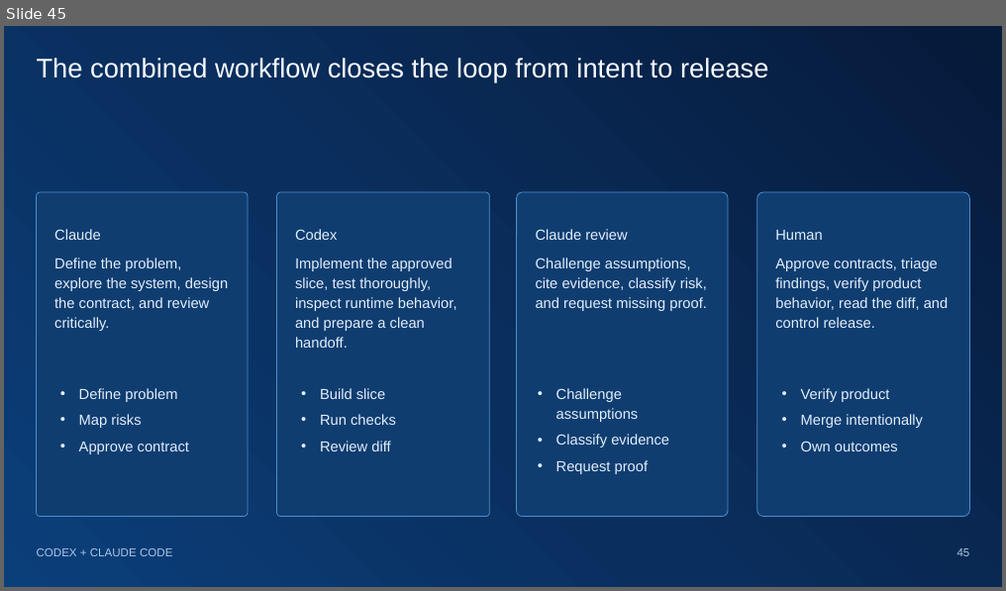
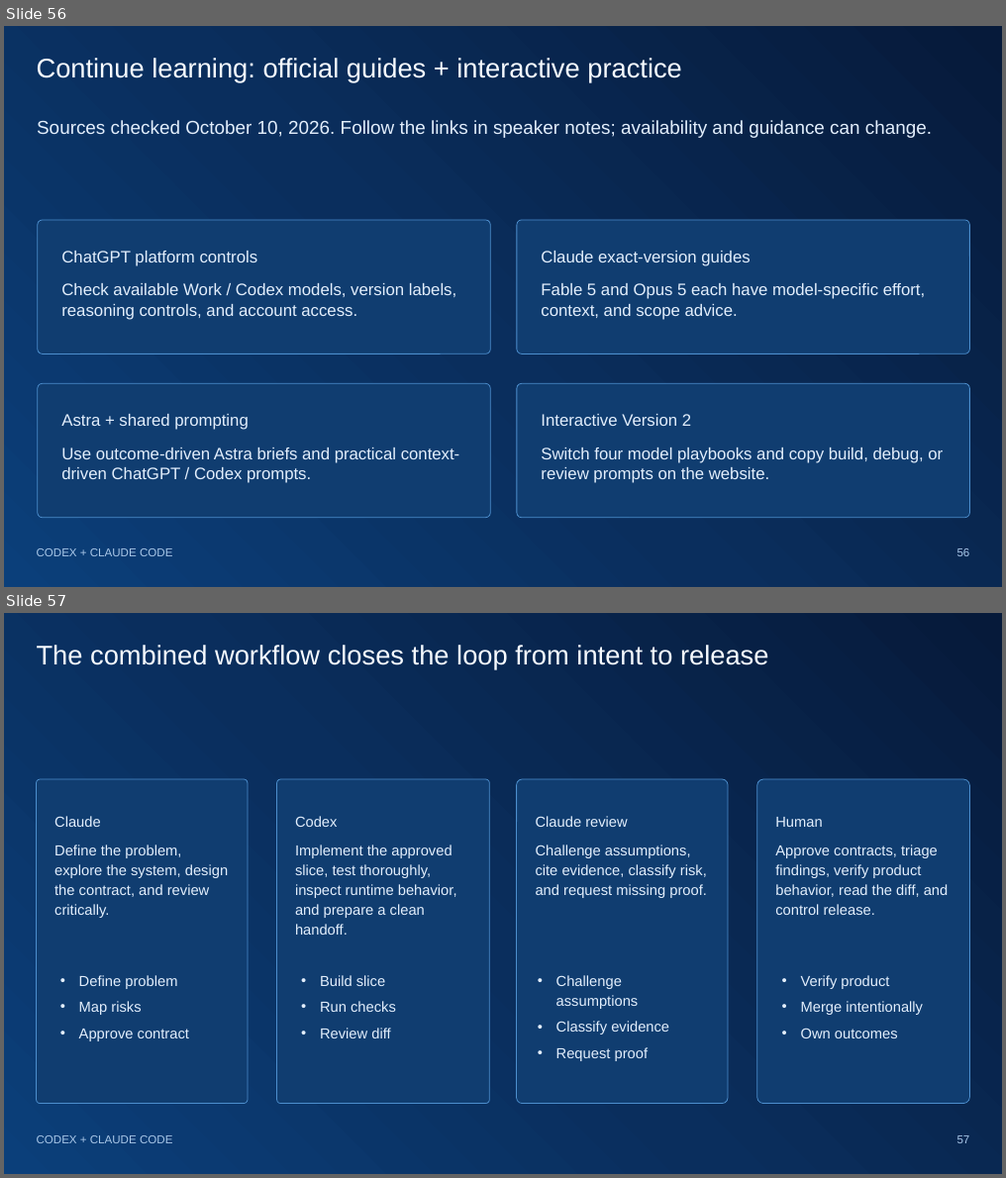
Before and after one commit to yonimillipro/codex-claude-senior-programmer-guide, a slide deck: presentation/Codex-and-Claude-Senior-Programmer-Guide-Updated-2026-10.pptx. Shown one above the other, each under a label of ours: slide 45 before the commit, slides 56 and 57 after it. The pictures are 1006x591 and 1006x1178 pixels, drawn with LibreOffice and Linux fonts; fonts in the diff are those of the drawing. Boxes give left, top, right and bottom in pixels: in the first picture for what was removed or moved away, otherwise in the second. Text is boxed around its words. In the diff, an @@ line names an element or a change of style, - is before the commit and + after.

Commit message:
Publish Version 2 model mastery and matching PowerPoint

```diff
--- a/presentation/Codex-and-Claude-Senior-Programmer-Guide-Updated-2026-10.pptx
+++ b/presentation/Codex-and-Claude-Senior-Programmer-Guide-Updated-2026-10.pptx
@@ slide 56 added at box(4, 26, 1002, 587), background gradient #061A3A to #0A2E5D to #0B3F7A @@
@@ title added at box(37, 58, 682, 81), 26 pt, text #F6FAFF @@
+Continue learning: official guides + interactive practice
@@ text added at box(37, 120, 932, 138), 18 pt, text #E2EEFC @@
+Sources checked October 10, 2026. Follow the links in speaker notes; availability and guidance can change.
@@ rounded rectangle added at box(38, 220, 491, 354), fill #103D70, outline #4D8FCE 0.75 pt @@
@@ rounded rectangle added at box(517, 220, 969, 354), fill #103D70, outline #4D8FCE 0.75 pt @@
@@ text added at box(61, 251, 456, 320), 16 pt, text #E2EEFC @@
+ChatGPT platform controls
+Check available Work / Codex models, version labels, reasoning controls, and account access.
@@ text added at box(541, 251, 925, 320), 16 pt, text #E2EEFC @@
+Claude exact-version guides
+Fable 5 and Opus 5 each have model-specific effort, context, and scope advice.
@@ rounded rectangle added at box(38, 383, 491, 518), fill #103D70, outline #4D8FCE 0.75 pt @@
@@ rounded rectangle added at box(517, 383, 969, 518), fill #103D70, outline #4D8FCE 0.75 pt @@
@@ text added at box(61, 414, 460, 483), 16 pt, text #E2EEFC @@
+Astra + shared prompting
+Use outcome-driven Astra briefs and practical context-driven ChatGPT / Codex prompts.
@@ text added at box(541, 414, 943, 483), 16 pt, text #E2EEFC @@
+Interactive Version 2
+Switch four model playbooks and copy build, debug, or review prompts on the website.
@@ text added at box(37, 549, 172, 557), 11 pt, text #A9C7E8 @@
+CODEX + CLAUDE CODE
@@ page number added at box(957, 549, 970, 557), 11 pt, text #A9C7E8 @@
+56
@@ what was slide 45 is now slide 57 @@
@@ page number at box(957, 1136, 970, 1144): text changed @@
-45
+57
```
Also in this commit, not shown: 3 slides changed, 11 other slides added, 5 other files.
